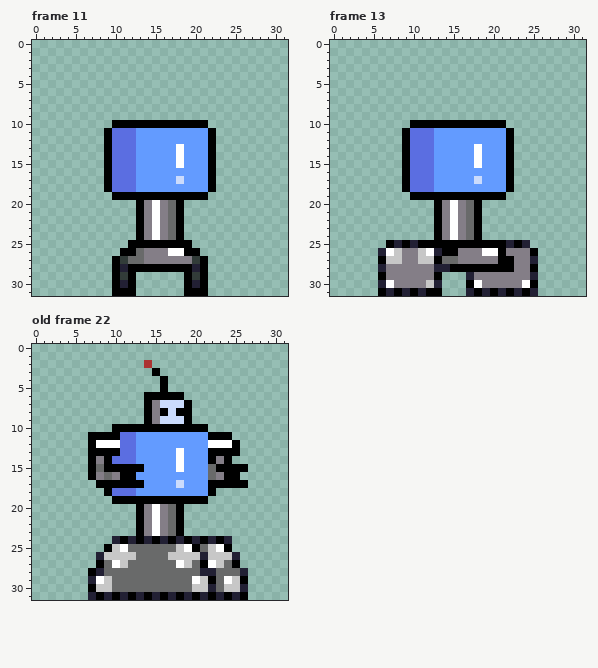
One commit to this pixel-art file: core/sprites/RobotEnter.ase. The first picture shows the starting point.
32x32 pixels, 24 frames. Pixels under 10% opacity are left out. Colours within 5 levels of each other are drawn and written as one. Shown: frame 11, frame 13, old frame 22.
Once edited:
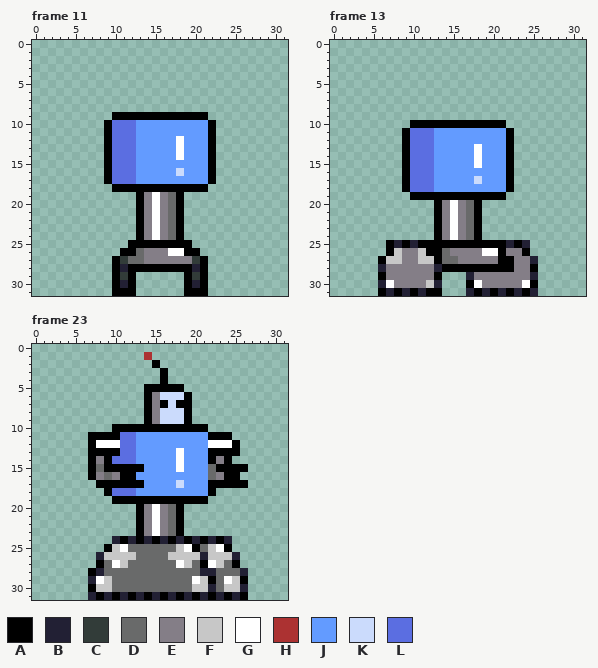
Palette (. is transparent): A #000000  B #222034  C #323c39  D #696a6a  E #847e87  F #c7c7c7  G #ffffff  H #ac3232  J #639bff  K #cbdbfc  L #5b6ee1
A new or re-ordered frame is compared with the old frame closest to it.
From old to new:
frames 24 -> 26
Frame 11:
y 9: x 10..21 ............ -> AAAAAAAAAAAA
y 10: x 9..22 .AAAAAAAAAAAA. -> ALLLJJJJJJJJJA
y 12: x 18 J -> G
y 15: x 18 G -> J
y 16: x 18 J -> K
y 17: x 18 K -> J
y 18: x 9..22 ALLLJJJJJJJJJA -> .AAAAAAAAAAAA.
y 19: x 10..12 AAA -> ...; x 14..17 AAAA -> EGED; x 19..21 AAA -> ...
Frame 13:
y 26: x 6..7 BG -> .A; x 12..15 GBAA -> AADE; x 24..25 EA -> A.
y 28: x 14 B -> A
Frame 23 is new; against old frame 22:
y 1: x 14 . -> H
y 2: x 14..15 H. -> .A
y 3: x 15..16 A. -> .A
y 5: x 14..15 .. -> AA; x 17..18 .. -> AA
y 6: x 15..19 AAAA. -> EKKKA
y 7: x 16 K -> A; x 18 K -> A
y 8: x 16 A -> K; x 18 A -> K
Pixel boxes of the changes (left, top, right, bottom) in both pictures:
changed: (104, 112, 216, 200)
changed: (378, 248, 394, 256)
changed: (426, 248, 458, 272)
changed: (522, 248, 538, 256)
changed: (144, 352, 192, 416)
